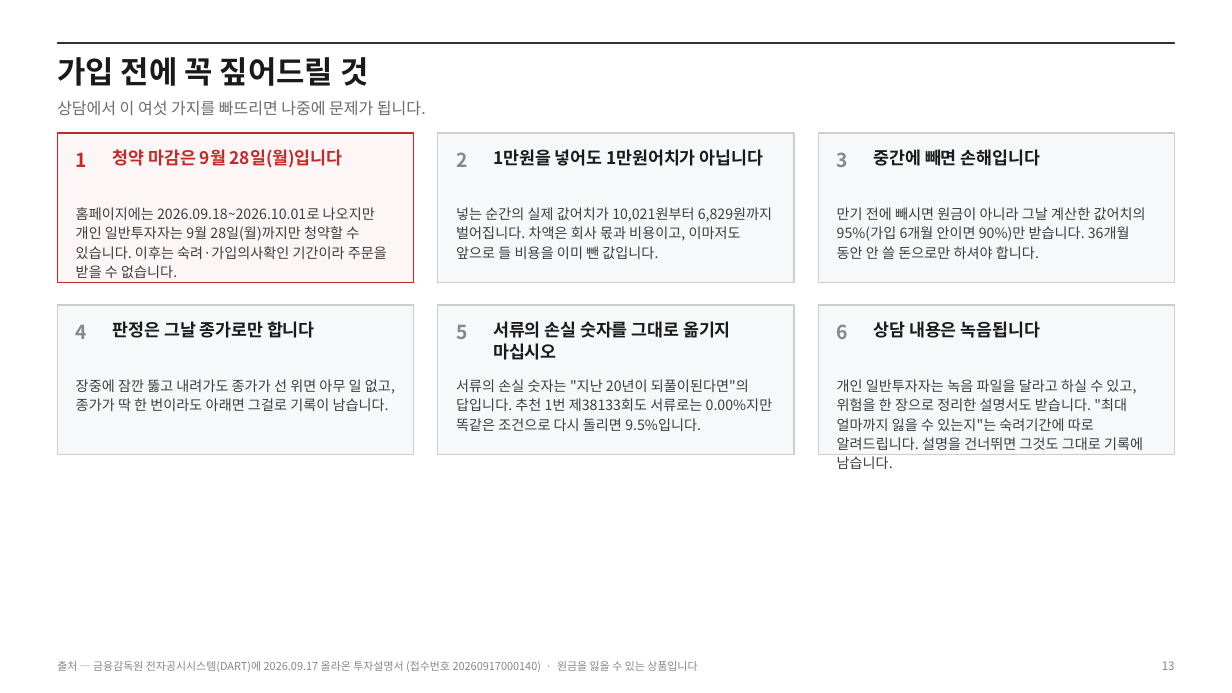
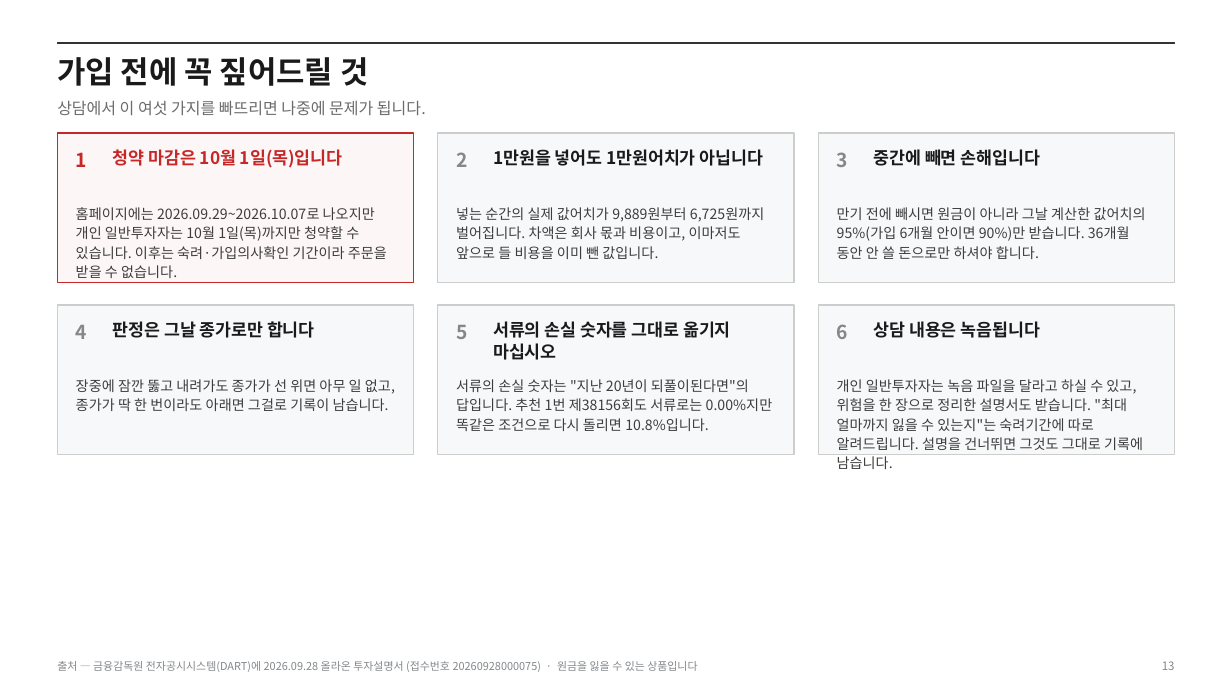
Before and after one commit to hanaroline/work_1, a slide deck: slide 13 of els-analysis-deck.pptx. Drawn at 1232x693 pixels with LibreOffice and Linux fonts; fonts in the diff are those of the drawing. Boxes give left, top, right and bottom in pixels: in the first picture for what was removed or moved away, otherwise in the second. Text is boxed around its words. In the diff, an @@ line names an element or a change of style, - is before the commit and + after.

```diff
--- a/els-analysis-deck.pptx
+++ b/els-analysis-deck.pptx
@@ text at [113,149,343,168]: text changed @@
-청약 마감은 9월 28일(월)입니다
+청약 마감은 10월 1일(목)입니다
@@ text at [76,207,387,278]: text changed @@
-홈페이지에는 2026.09.18~2026.10.01로 나오지만 개인 일반투자자는 9월 28일(월)까지만 청약할 수 있습니다. 이후는 숙려·가입의사확인 기간이라 주문을 받을 수 없습니다.
+홈페이지에는 2026.09.29~2026.10.07로 나오지만 개인 일반투자자는 10월 1일(목)까지만 청약할 수 있습니다. 이후는 숙려·가입의사확인 기간이라 주문을 받을 수 없습니다.
@@ text at [456,207,764,259]: text changed @@
-넣는 순간의 실제 값어치가 10,021원부터 6,829원까지 벌어집니다. 차액은 회사 몫과 비용이고, 이마저도 앞으로 들 비용을 이미 뺀 값입니다.
+넣는 순간의 실제 값어치가 9,889원부터 6,725원까지 벌어집니다. 차액은 회사 몫과 비용이고, 이마저도 앞으로 들 비용을 이미 뺀 값입니다.
@@ text at [456,379,773,431]: text changed @@
-서류의 손실 숫자는 "지난 20년이 되풀이된다면"의 답입니다. 추천 1번 제38133회도 서류로는 0.00%지만 똑같은 조건으로 다시 돌리면 9.5%입니다.
+서류의 손실 숫자는 "지난 20년이 되풀이된다면"의 답입니다. 추천 1번 제38156회도 서류로는 0.00%지만 똑같은 조건으로 다시 돌리면 10.8%입니다.
@@ text at [57,661,697,672]: text changed @@
-출처 — 금융감독원 전자공시시스템(DART)에 2026.09.17 올라온 투자설명서 (접수번호 20260917000140) · 원금을 잃을 수 있는 상품입니다
+출처 — 금융감독원 전자공시시스템(DART)에 2026.09.28 올라온 투자설명서 (접수번호 20260928000075) · 원금을 잃을 수 있는 상품입니다
```
Also in this commit, not shown: 14 other slides changed, 13 other files.
